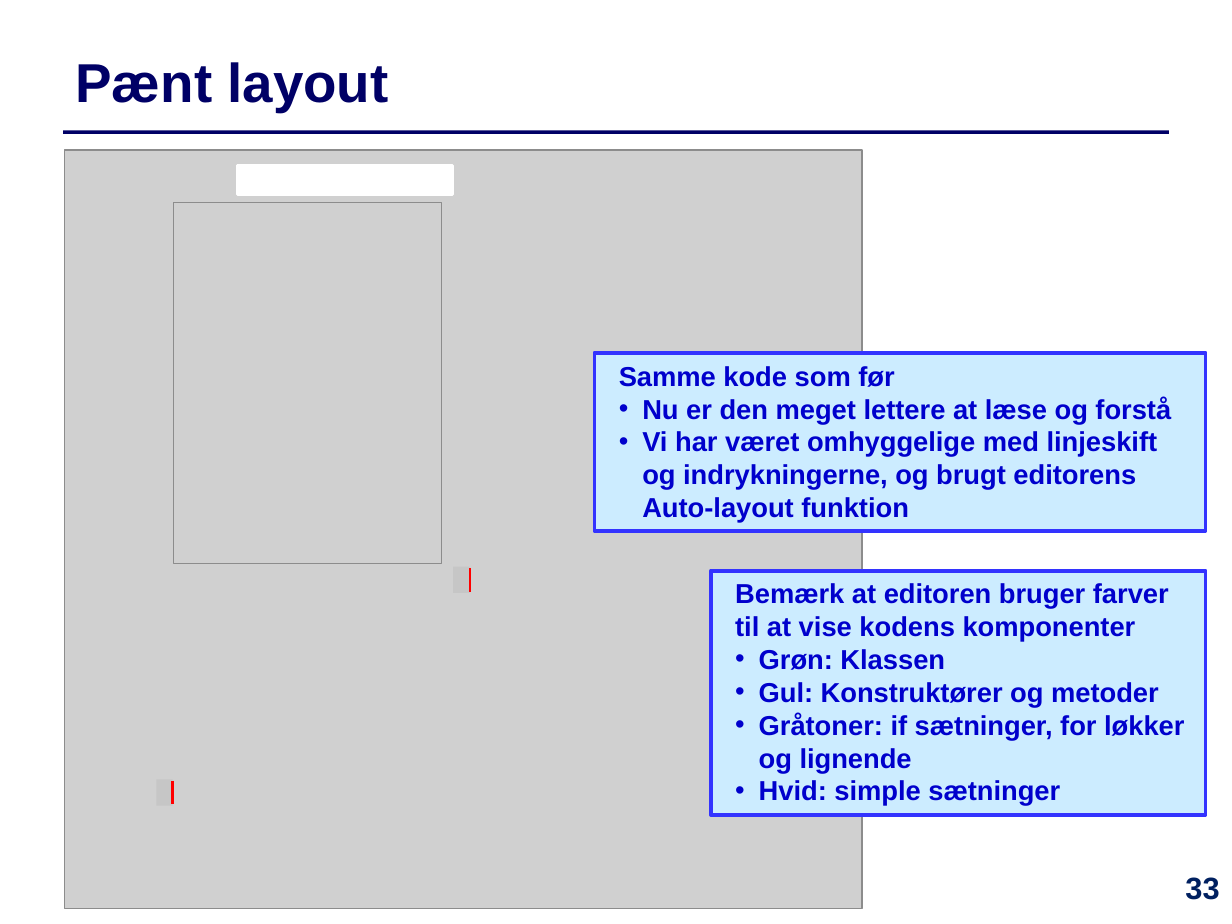
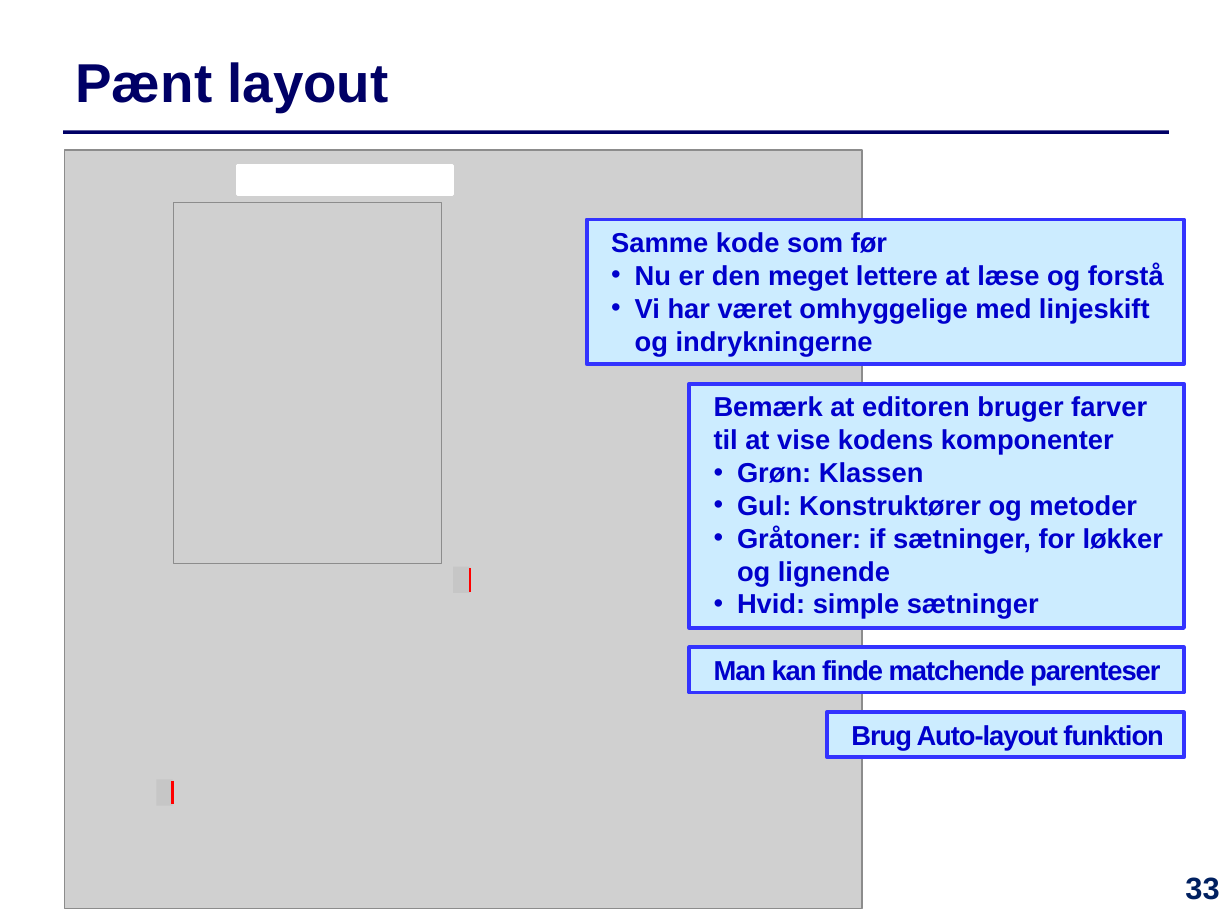
Before and after one commit to IntProgAU/Materiale, a slide deck: slide 33 of web/e22/uge_2a/Slides-Uge2-Mandag.pptx. Drawn at 1232x924 pixels with LibreOffice and Linux fonts; fonts in the diff are those of the drawing; grey boxes stand for pictures. Boxes give left, top, right and bottom in pixels: in the first picture for what was removed or moved away, otherwise in the second. Text is boxed around its words. In the diff, an @@ line names an element or a change of style, - is before the commit and + after.

```diff
--- a/web/e22/uge_2a/Slides-Uge2-Mandag.pptx
+++ b/web/e22/uge_2a/Slides-Uge2-Mandag.pptx
@@ rectangle "Samme kode som før" resized from (x1=594, y1=352, x2=1205, y2=530) to (x1=586, y1=219, x2=1184, y2=365) @@
@@ text in rectangle at (x1=635, y1=298, x2=1150, y2=357): text changed @@
-  • Vi har været omhyggelige med linjeskift og indrykningerne, og brugt editorens Auto-layout funktion
+  • Vi har været omhyggelige med linjeskift og indrykningerne
@@ rectangle "Bemærk at editoren bruger farver ..." moved from (x1=711, y1=570, x2=1206, y2=814) to (x1=689, y1=383, x2=1184, y2=627) @@
@@ rectangle added at (x1=689, y1=647, x2=1184, y2=692), fill #CCECFF, outline #3333FF 2.25 pt, 16 pt, text #0000CC, bold @@
+  Man kan finde matchende parenteser
@@ rectangle added at (x1=827, y1=712, x2=1184, y2=758), fill #CCECFF, outline #3333FF 2.25 pt, 16 pt, text #0000CC, bold @@
+  Brug Auto-layout funktion
```
Also in this commit, not shown: 2 other slides changed, 2 other files.
